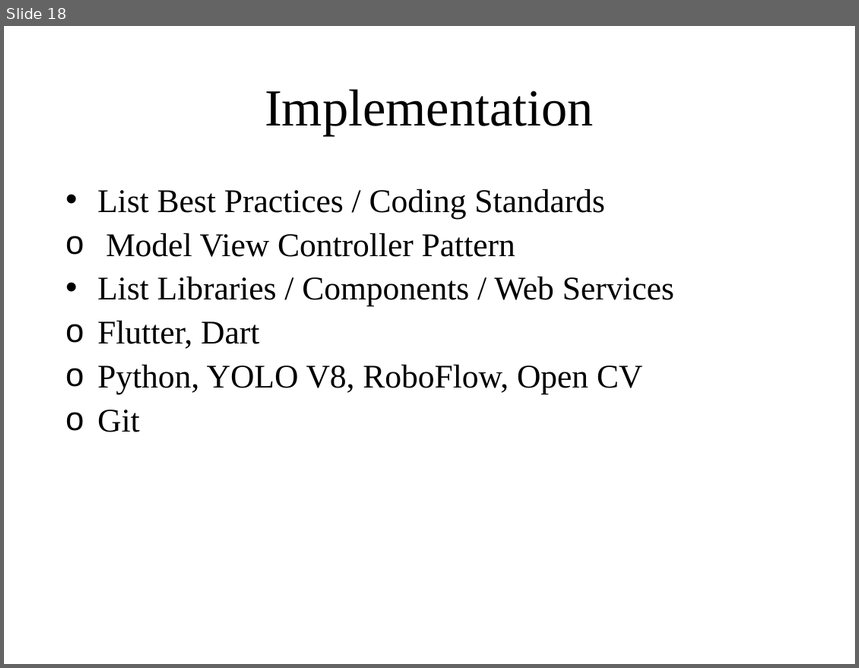
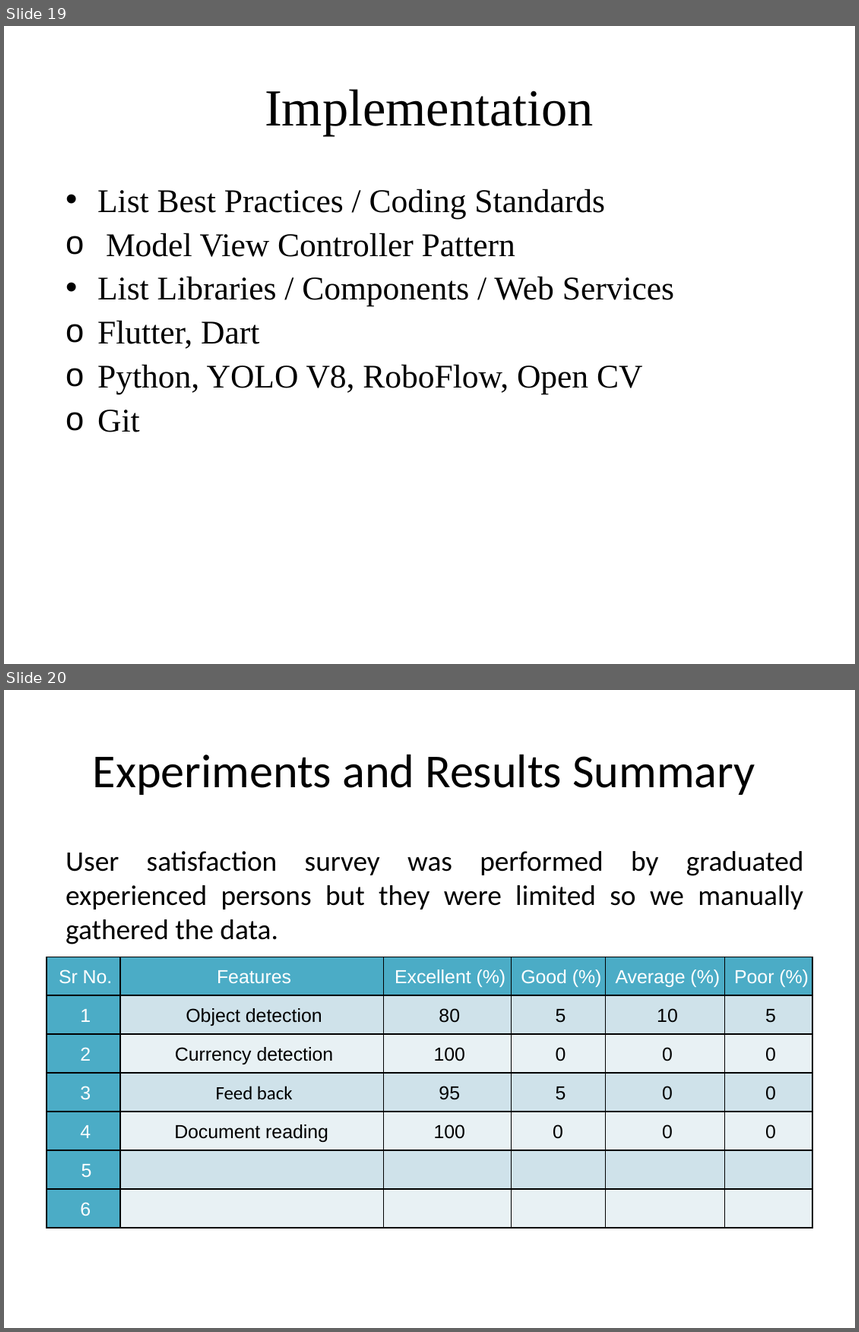
Before and after one commit to usama1123456789/AIEYEGUIDE_FYP1, a slide deck: 07.1 - FYP Presentation_SDP1 (2).pptx. Shown one above the other, each under a label of ours: slide 18 before the commit, slides 19 and 20 after it. The pictures are 859x668 and 859x1332 pixels, drawn with LibreOffice and Linux fonts; fonts in the diff are those of the drawing; background and template pictures are left out. Boxes give left, top, right and bottom in pixels: in the first picture for what was removed or moved away, otherwise in the second. Text is boxed around its words. In the diff, an @@ line names an element or a change of style, - is before the commit and + after.

```diff
--- a/07.1 - FYP Presentation_SDP1 (2).pptx
+++ b/07.1 - FYP Presentation_SDP1 (2).pptx
@@ slide 20 added at bbox=[4, 690, 855, 1328], background picture (left out) @@
@@ title added at bbox=[93, 754, 755, 795], 40 pt, text #000000 @@
+Experiments and Results Summary
@@ text added at bbox=[66, 851, 804, 945], 24 pt, text #000000 @@
+User satisfaction survey was performed by graduated experienced persons but they were limited so we manually gathered the data.
@@ table added at bbox=[47, 958, 813, 1229], 7 rows, 6 columns @@
+Sr No. | Features | Excellent (%) | Good (%) | Average (%) | Poor (%)
+1 | Object detection | 80 | 5 | 10 | 5
+2 | Currency detection | 100 | 0 | 0 | 0
+3 | Feed back | 95 | 5 | 0 | 0
+4 | Document reading | 100 | 0 | 0 | 0
+5 |  |  |  |  | 
+6 |  |  |  |  | 
@@ what was slide 18 is now slide 19 @@
```
Also in this commit, not shown: 4 slides changed, 9 other slides added, 17 slides removed.
